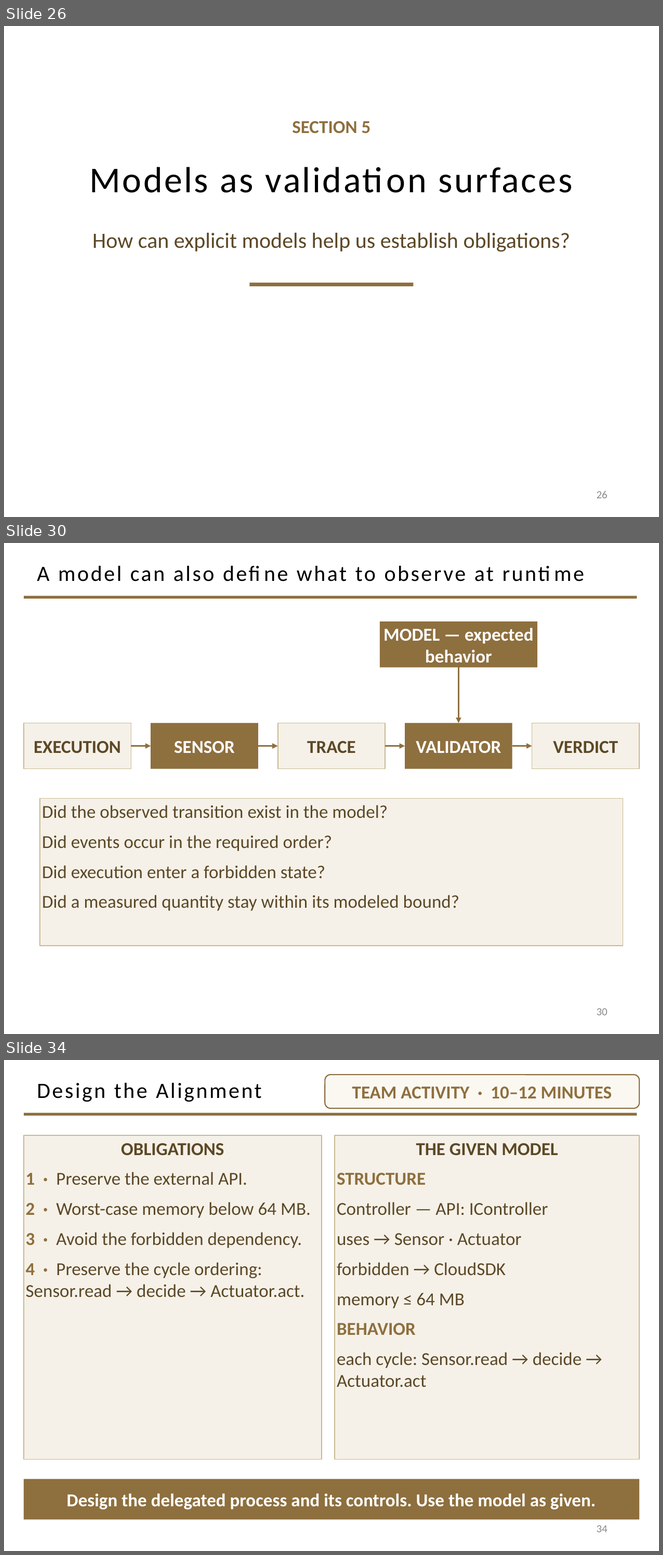
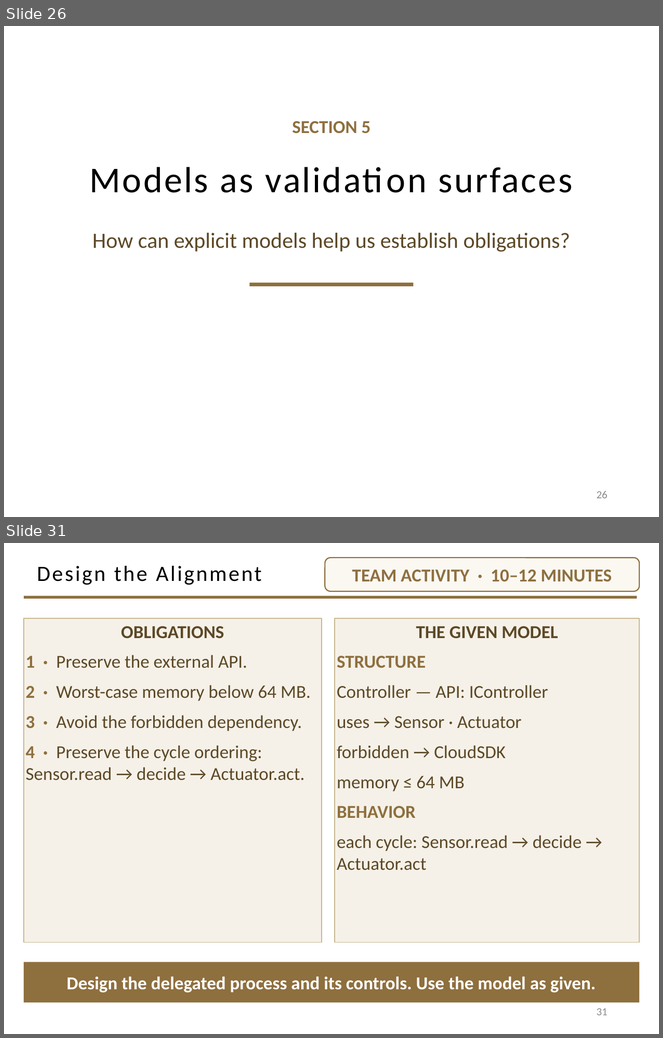
Before and after one commit to davisjam/model-based-agentic-software-engineering, a slide deck: course/lectures/act-2-delegation-and-control/03-alignment/2-3-Alignment.pptx. Shown one above the other, each under a label of ours: slides 26, 30 and 34 before the commit, slides 26 and 31 after it; the slides between them are not shown. The pictures are 663x1555 and 663x1038 pixels, drawn with LibreOffice and Linux fonts; fonts in the diff are those of the drawing; background and template pictures are left out. Boxes give left, top, right and bottom in pixels: in the first picture for what was removed or moved away, otherwise in the second. Text is boxed around its words. In the diff, an @@ line names an element or a change of style, - is before the commit and + after.

Commit message:
deck 2-3: section 5 merges — models buy-us into lab-models slide, static/dynamic to two slides with corrected lab questions, agreement triangle absorbs three-kinds-of-claim (36->33)

```diff
--- a/course/lectures/act-2-delegation-and-control/03-alignment/2-3-Alignment.pptx
+++ b/course/lectures/act-2-delegation-and-control/03-alignment/2-3-Alignment.pptx
@@ slide 30 removed at [4, 543, 659, 1034], background #FFFFFF; not listed: 1 template element that a slide beside it also shows @@
@@ title removed at [37, 565, 494, 581] @@
-A model can also define what to observe at runtime
@@ rectangle removed at [380, 622, 538, 667] @@
-MODEL — expected behavior
@@ arrow removed from (458, 667) to (458, 723) @@
@@ rectangle removed at [24, 723, 131, 769] @@
-EXECUTION
@@ rectangle removed at [151, 723, 258, 769] @@
-SENSOR
@@ rectangle removed at [278, 723, 385, 769] @@
-TRACE
@@ rectangle removed at [405, 723, 513, 769] @@
-VALIDATOR
@@ rectangle removed at [532, 723, 639, 769] @@
-VERDICT
@@ arrow removed from (131, 746) to (151, 746) @@
@@ arrow removed from (258, 746) to (278, 746) @@
@@ arrow removed from (385, 746) to (405, 746) @@
@@ arrow removed from (513, 746) to (532, 746) @@
@@ rectangle removed at [40, 798, 623, 946] @@
-Did the observed transition exist in the model?
-Did events occur in the required order?
-Did execution enter a forbidden state?
-Did a measured quantity stay within its modeled bound?
@@ page number removed at [597, 1008, 608, 1016] @@
-30
@@ what was slide 34 is now slide 31 @@
@@ page number at [597, 1008, 608, 1016]: text changed @@
-34
+31
```
Also in this commit, not shown: 3 slides changed, 1 slide added, 3 other slides removed.
